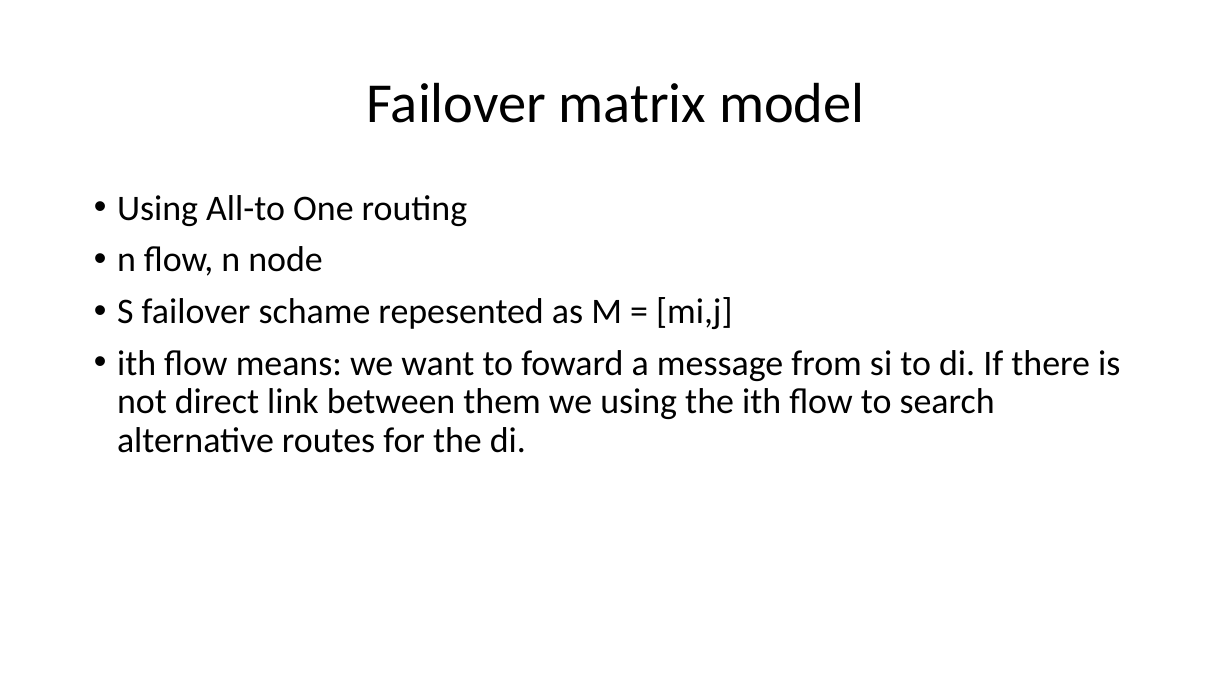
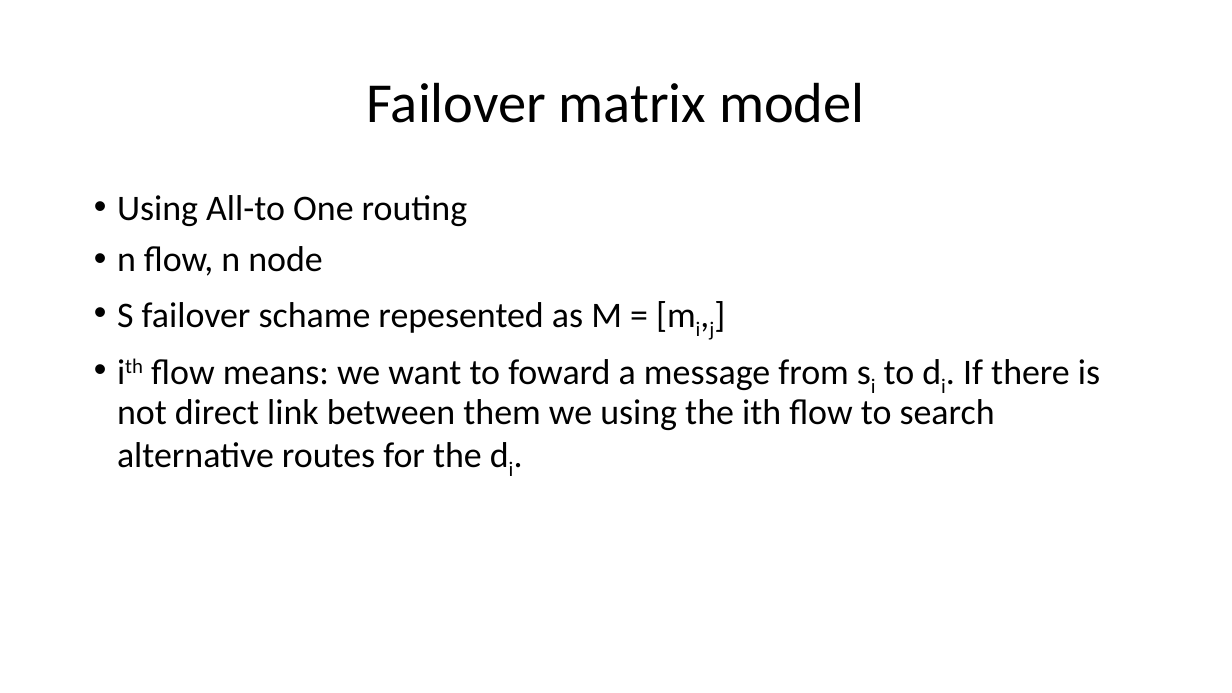
Before and after one commit to nagyandras95/Egyetem, a slide deck: slide 5 of halozatok/Load-Optimal Local Fast Rerouting for Relisient Networks.pptx. Drawn at 1232x693 pixels with LibreOffice and Linux fonts; fonts in the diff are those of the drawing. Boxes give left, top, right and bottom in pixels: in the first picture for what was removed or moved away, otherwise in the second. Text is boxed around its words. In the diff, an @@ line names an element or a change of style, - is before the commit and + after.

```diff
--- a/halozatok/Load-Optimal Local Fast Rerouting for Relisient Networks.pptx
+++ b/halozatok/Load-Optimal Local Fast Rerouting for Relisient Networks.pptx
@@ text at [117,302,1100,468]: now subscript in "[mi,j]", "si di. di."; now superscript in "ith" @@
```
Also in this commit, not shown: 3 other slides changed, 3 slides added.
